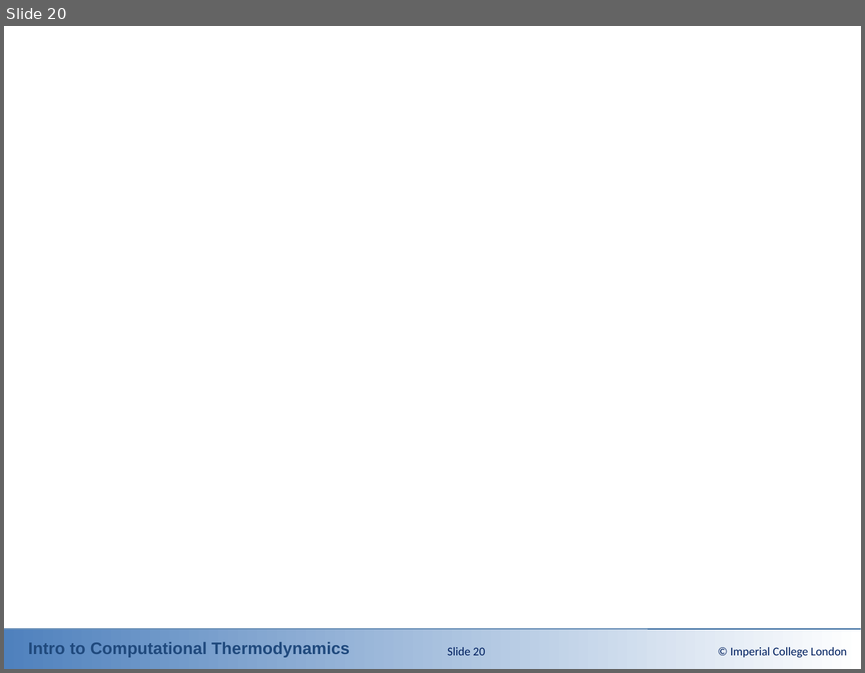
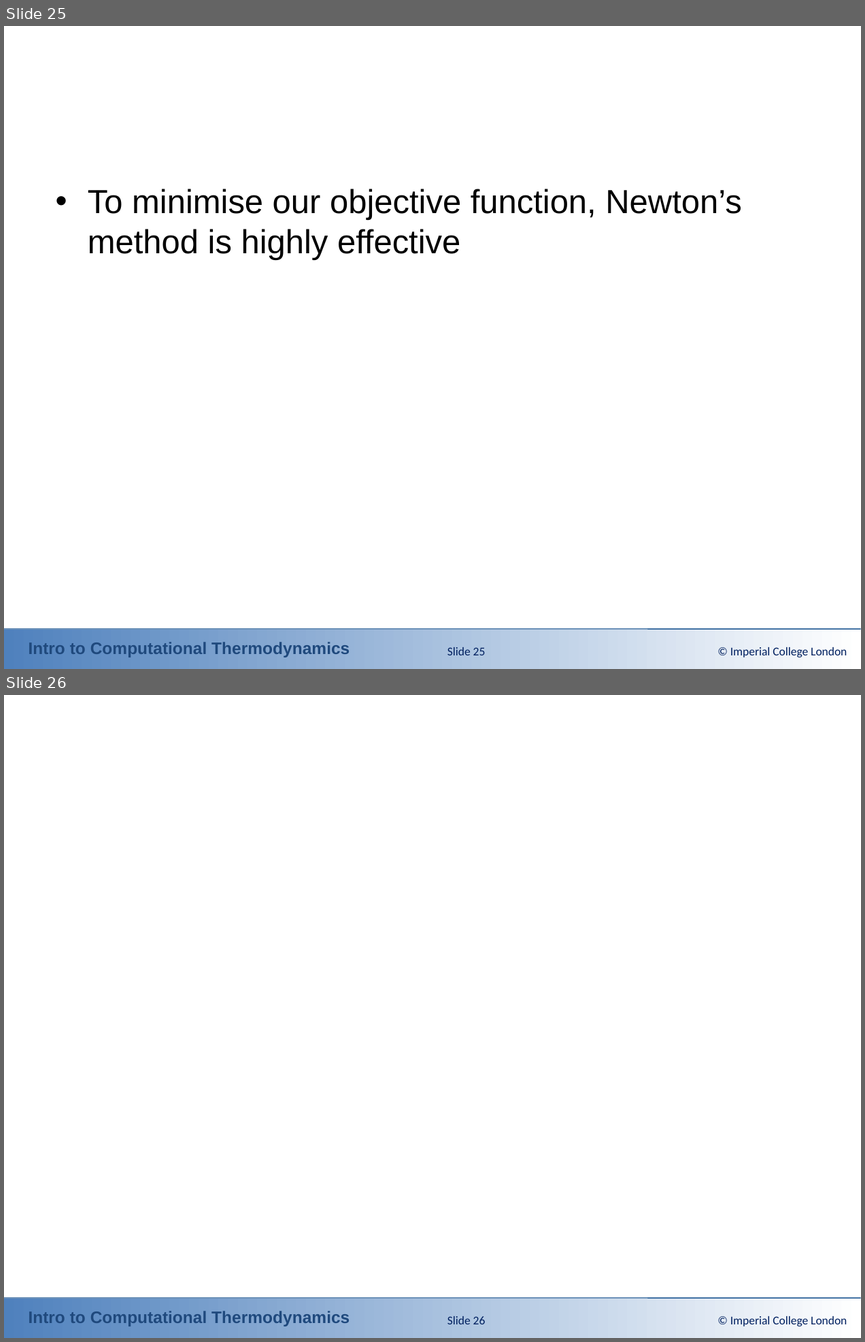
Before and after one commit to ClapeyronThermo/introduction-to-computational-thermodynamics, a slide deck: Part 3 - Solving the problems/Powerpoint Slides/3-3_Chemical_Stability_Analysis.pptx. Shown one above the other, each under a label of ours: slide 20 before the commit, slides 25 and 26 after it. The pictures are 865x673 and 865x1342 pixels, drawn with LibreOffice and Linux fonts; fonts in the diff are those of the drawing; grey boxes stand for pictures; background and template pictures are left out. Boxes give left, top, right and bottom in pixels: in the first picture for what was removed or moved away, otherwise in the second. Text is boxed around its words. In the diff, an @@ line names an element or a change of style, - is before the commit and + after.

```diff
--- a/Part 3 - Solving the problems/Powerpoint Slides/3-3_Chemical_Stability_Analysis.pptx
+++ b/Part 3 - Solving the problems/Powerpoint Slides/3-3_Chemical_Stability_Analysis.pptx
@@ slide 25 added at bbox=[4, 26, 861, 669], background #FFFFFF; not listed: 3 template elements that a slide beside it also shows @@
@@ text added at bbox=[88, 189, 741, 260], 28 pt, text #000000 @@
+• To minimise our objective function, Newton’s method is highly effective
@@ page number added at bbox=[447, 647, 485, 655], 10 pt, text #002060 @@
+Slide 25
@@ text added at bbox=[730, 647, 847, 657], 10 pt, text #002060 @@
+© Imperial College London
@@ what was slide 20 is now slide 26 @@
@@ page number at bbox=[447, 1316, 485, 1324]: text changed @@
-Slide 20
+Slide 26
```
Also in this commit, not shown: 3 slides changed, 6 other slides added, 2 slides removed, 15 other files.
